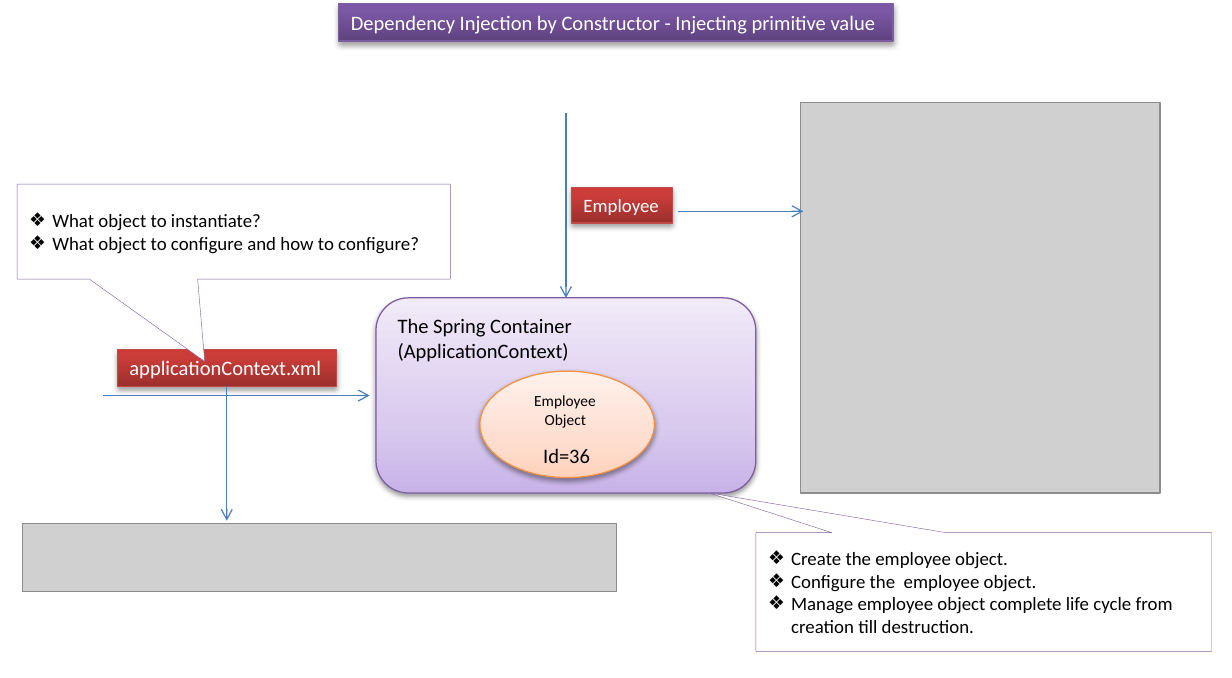
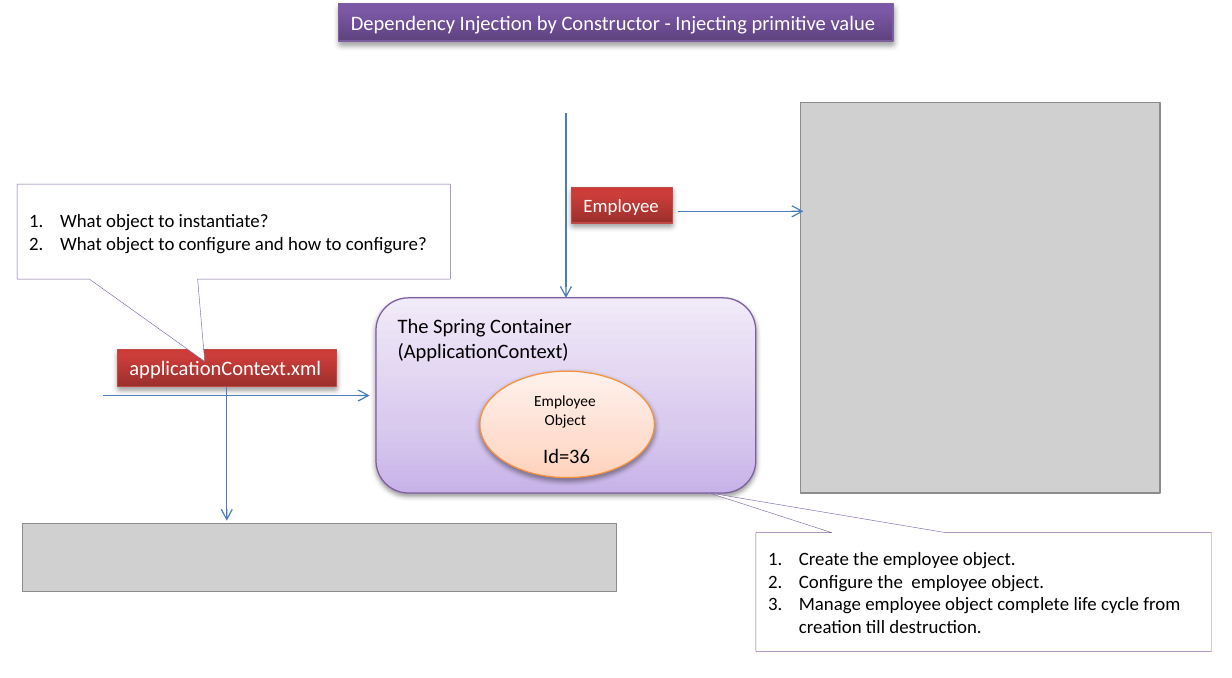
Before and after one commit to ramram43210/javaee, a slide deck: slide 4 of Later/Spring/4_Dependency_Injection/4/Dependency Injection by Constructor_Injecting primitive.pptx. Drawn at 1232x678 pixels with LibreOffice and Linux fonts; fonts in the diff are those of the drawing; grey boxes stand for pictures. Boxes give left, top, right and bottom in pixels: in the first picture for what was removed or moved away, otherwise in the second. Text is boxed around its words. In the diff, an @@ line names an element or a change of style, - is before the commit and + after.

```diff
--- a/Later/Spring/4_Dependency_Injection/4/Dependency Injection by Constructor_Injecting primitive.pptx
+++ b/Later/Spring/4_Dependency_Injection/4/Dependency Injection by Constructor_Injecting primitive.pptx
@@ speech box "What object to instantiate?" at box(17, 184, 451, 278): bullet ❖ to 1. @@
@@ speech box "Create the employee object." at box(756, 532, 1212, 650): bullet ❖ to 1. @@
```
Also in this commit, not shown: 1 other slide changed, 4 other files.
